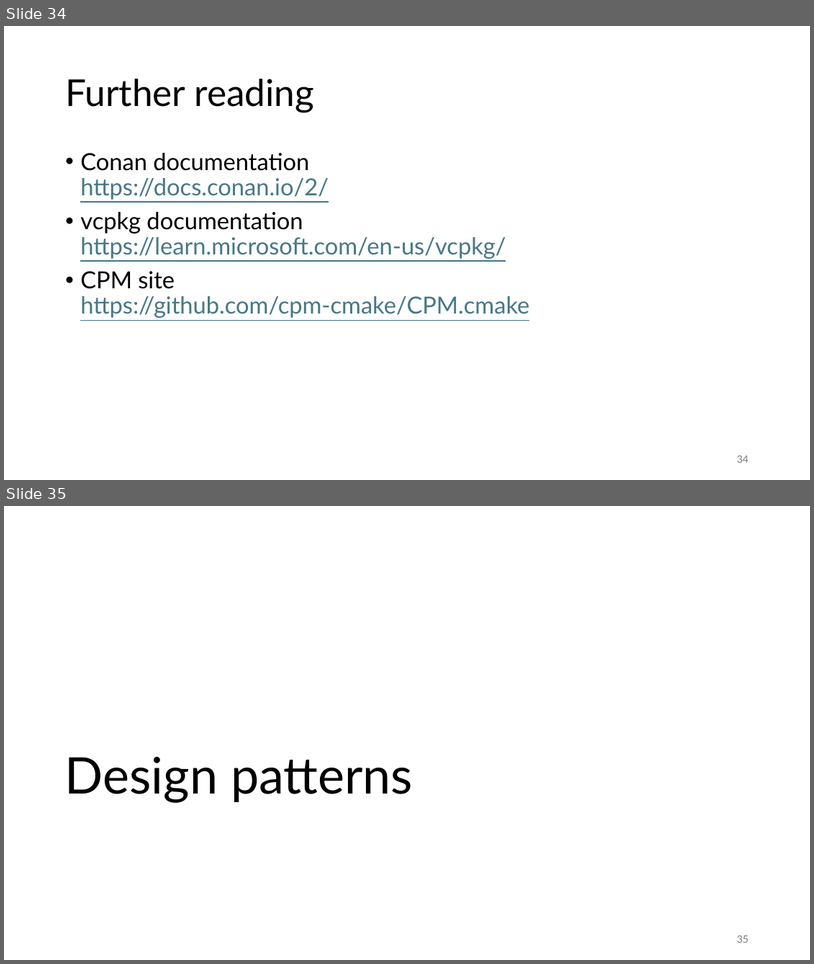
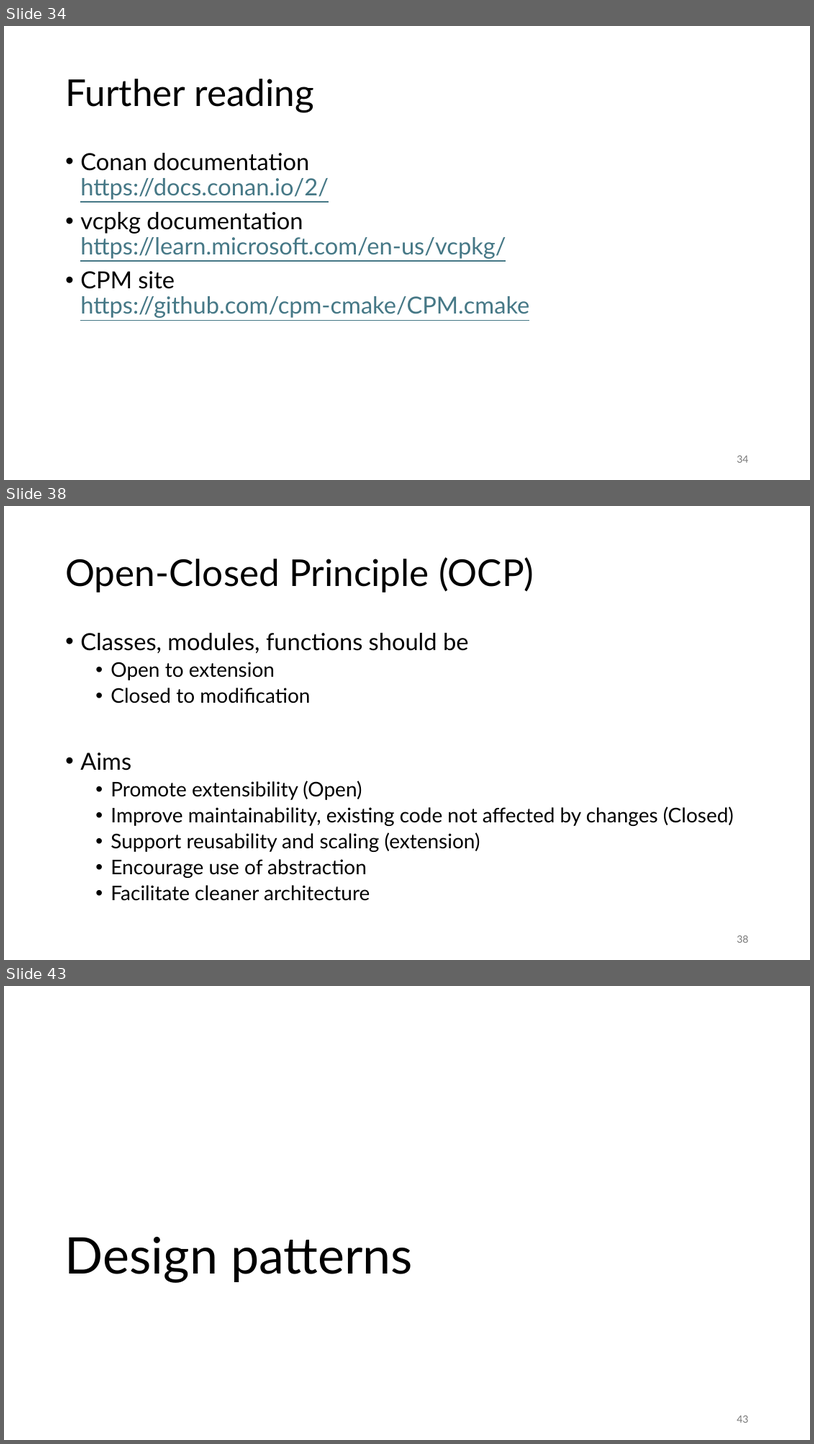
Before and after one commit to gjbex/C-plus-plus-software-engineering, a slide deck: cpp_software_engineering.pptx. Shown one above the other, each under a label of ours: slides 34 and 35 before the commit, slides 34, 38 and 43 after it; the slides between them are not shown. The pictures are 814x964 and 814x1444 pixels, drawn with LibreOffice and Linux fonts; fonts in the diff are those of the drawing. Boxes give left, top, right and bottom in pixels: in the first picture for what was removed or moved away, otherwise in the second. Text is boxed around its words. In the diff, an @@ line names an element or a change of style, - is before the commit and + after.

```diff
--- a/cpp_software_engineering.pptx
+++ b/cpp_software_engineering.pptx
@@ slide 38 added at (4, 506, 810, 960), background #FFFFFF @@
@@ title added at (65, 557, 534, 592), 44 pt, text #000000 @@
+Open-Closed Principle (OCP)
@@ text added at (80, 633, 734, 901), 24 pt, text #000000 @@
+• Classes, modules, functions should be
+  • Open to extension
+  • Closed to modification
+• Aims
+  • Promote extensibility (Open)
+  • Improve maintainability, existing code not affected by changes (Closed)
+  • Support reusability and scaling (extension)
+  • Encourage use of abstraction
+  • Facilitate cleaner architecture
@@ page number added at (737, 935, 748, 942), 12 pt, text #797979 @@
+38
@@ what was slide 35 is now slide 43 @@
@@ page number at (737, 1415, 748, 1422): text changed @@
-35
+43
```
Also in this commit, not shown: 4 slides changed, 8 other slides added.
